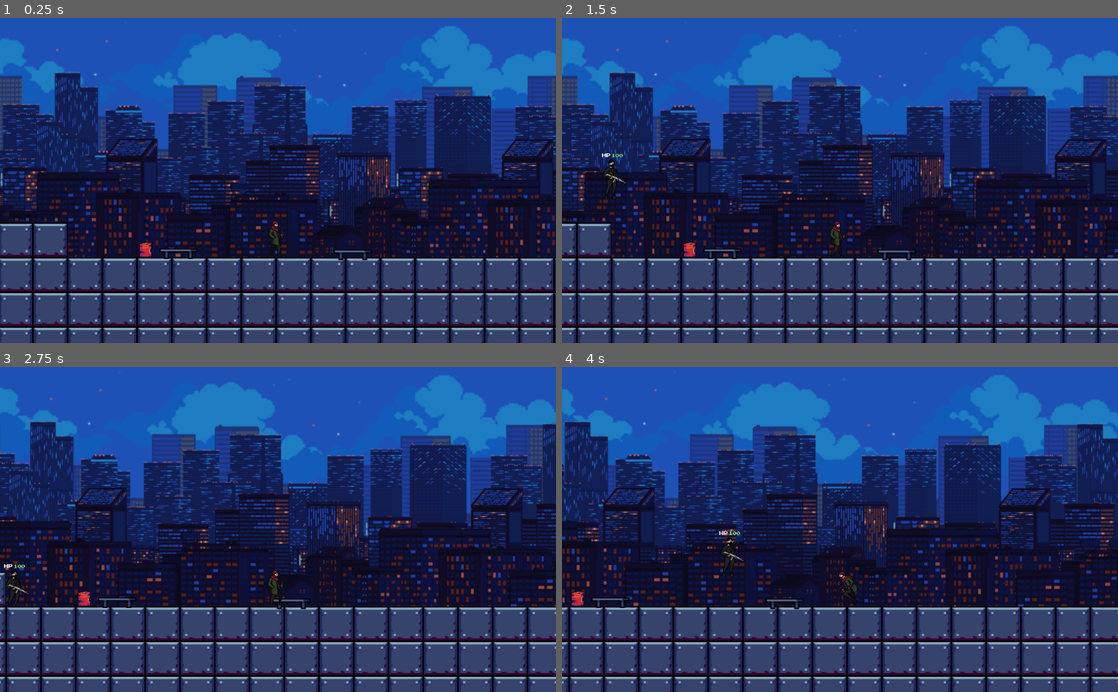
Above: before the commit, frames 1-4 (two rows, left to right).
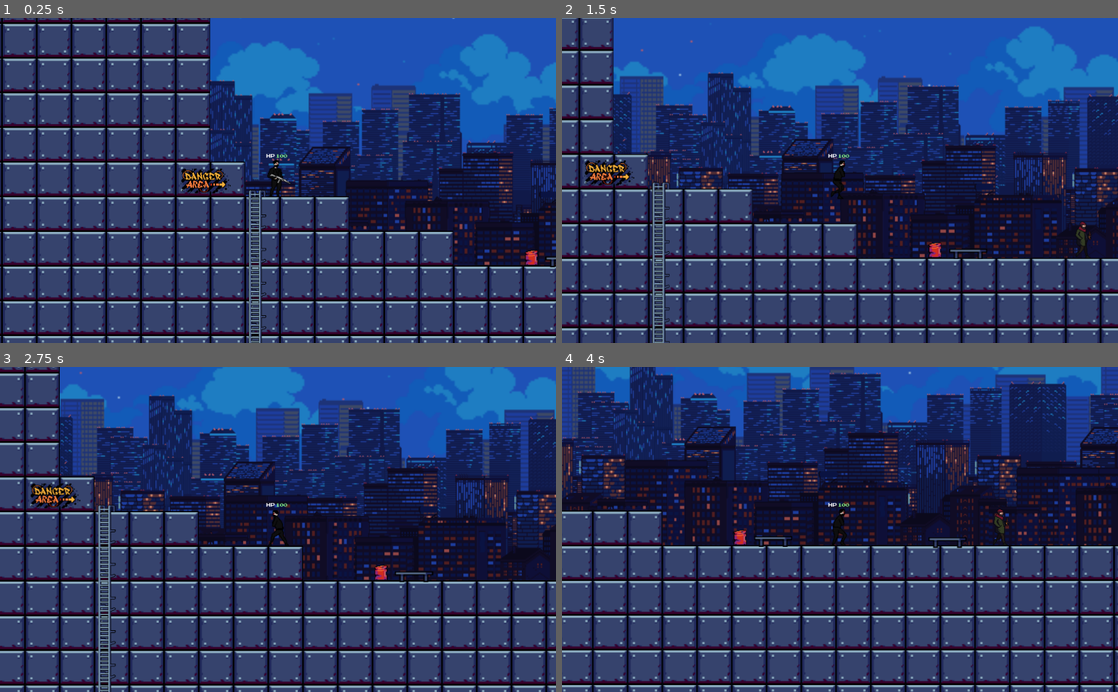
Above: after the commit, the same moments.

Repository: aveliaa/Game-Jam
Game: Godot game, scene res://scenes/Level 1.tscn
The game is run twice, just before and just after one commit, with the same random seed, the same clock (stepped at 60 frames per second) and the same inputs. The project has no main scene, so this scene is started directly.
Inputs:
- Up to frame 1 (0.25 s): no input
- Up to frame 2 (1.5 s): tap Enter (enter) at 0.5, 0.6 s; hold Right (right) from 0.53 s (still down); tap Up (up) at 0.77, 0.8, 1.07, 1.35 s
- Up to frame 3 (2.75 s): tap Up (up) at 1.52, 1.82, 2.3 s; tap Enter (enter) at 1.55, 2.1 s; release Right (right) at 2.03 s; hold Left (left) from 2.03 s (still down)
- Up to frame 4 (4 s): release Left (left) at 2.78 s; hold Right (right) from 2.78 s (still down); tap Enter (enter) at 2.85 s; tap Up (up) at 3.02, 3.32, 3.6, 3.77 s

The runs differ from the first frame. In frame 1, 66% of the frame differs, in the area x 0-100%, y 0-100%; in frame 2, 47%; in frame 3, 67%; in frame 4, 75%.

Commit message:
implement player attack

Diff:
--- a/Player.gd
+++ b/Player.gd
@@ -9,35 +9,67 @@
 
 var velocity = Vector2()
 
+onready var animate = $AnimatedSprite
+
+var is_attacking = false
 func get_input():
 	velocity.x = 0
-	if is_on_floor() and Input.is_action_just_pressed('up'):
-		velocity.y = jump_speed
-		#$Camera2D.current = false -> pas jatoh
-	elif Input.is_action_pressed('right'):
-		velocity.x += speed
 
-	elif Input.is_action_pressed('left'):
-		velocity.x -= speed
+	if Input.is_action_just_pressed("enter"):
+		is_attacking = true
+		$shoot_right/right.disabled = false
+		$shoot_left/left.disabled = false
 
+	if Input.is_action_just_released("enter"):
+		is_attacking = false
+		$shoot_right/right.disabled = true
+		$shoot_left/left.disabled = true
+
+	if is_attacking:
+		animate.play("shoot")
+	else:
+		if is_on_floor() and Input.is_action_just_pressed('up'):
+			velocity.y = jump_speed
+			#$Camera2D.current = false -> pas jatoh
+		elif Input.is_action_pressed('right'):
+			velocity.x += speed
+			animate.flip_h = false
+			animate.play("run")
+
+		elif Input.is_action_pressed('left'):
+			velocity.x -= speed
+			animate.flip_h = true
+			animate.play("run")
+
+		else:
+			animate.play("default")
 
 func _physics_process(delta):
 
-	$AnimatedSprite.play("default")
 
 	velocity.y += delta * GRAVITY
 	get_input()
 	velocity = move_and_slide(velocity, UP)
 
 onready var hp = $status/Hp
-func punch_damage(to_right):
+func punch_damage(to_right,damage):
 	if to_right:
 		velocity.x += 3000
 	else:
 		velocity.x -= 3000
 
-	hp.text = str(int(hp.text) - 5)
+	hp.text = str(int(hp.text) - damage)
 
 	move_and_slide(velocity, UP)
 
-	# TODO: cant move when cornered
+	# TODO: cant move when cornered : idea : danger area. jadi pas collide langsung health ----
+
+# Note : agak tebalik ya bun
+# attack pake for loop
+func _on_shoot_right_body_entered(body):
+	if body.has_method("player_damage"):
+		body.player_damage()
+
+func _on_shoot_left_body_entered(body):
+	if body.has_method("player_damage"):
+		body.player_damage()
--- a/scenes/EnermyBeginner.gd
+++ b/scenes/EnermyBeginner.gd
@@ -16,12 +16,13 @@
 func _physics_process(delta):
 	velocity.y += delta * GRAVITY
 
-	if player:
-		#print("player detected")
-		chase()
-	else:
-		move()
-	velocity = move_and_slide(velocity, UP)
+	if is_alive:
+		if player:
+			chase()
+		else:
+			move()
+		velocity = move_and_slide(velocity, UP)
+
 
 # Mode
 func chase():
@@ -85,25 +86,28 @@
 # Attacking Player
 
 func _on_attack_range_right_body_entered(body):
-	if(body.name == "Player"):
-		print("attack right")
-		attack(body)
+	if(body.name == "Player") and is_alive:
+		attack(body,5)
 
 
 func _on_attack_range_left_body_entered(body):
 	#character.play("attack")
-	if(body.name == "Player"):
-		print("attack left")
-		attack(body)
+	if(body.name == "Player") and is_alive:
+		attack(body,5)
 
 var is_attacking = false
 
-func attack(body):
+func attack(body,damage):
 	is_attacking = true
 	character.play("attack")
 
 	if body.has_method("punch_damage"):
-		body.punch_damage(go_right)
+		body.punch_damage(go_right,damage)
+
+var is_alive = true
+func player_damage():
+	is_alive = false
+	character.play("pass")
 
 
 func _on_attack_range_right_body_exited(body):
@@ -114,3 +118,10 @@
 func _on_attack_range_left_body_exited(body):
 	if body.name == "Player":
 		is_attacking = false
+
+
+
+
+func _on_danger_area_body_entered(body):
+	if(body.name == "Player") and is_alive:
+		attack(body,100)
--- a/scenes/Level 1.tscn
+++ b/scenes/Level 1.tscn
@@ -25,6 +25,9 @@
 [ext_resource path="res://assets/level_1_mobs/enermy_1_1/Attack_2.png" type="Texture" id=23]
 [ext_resource path="res://assets/level_1_mobs/enermy_1_1/Run.png" type="Texture" id=24]
 [ext_resource path="res://assets/font/joystix monospace.otf" type="DynamicFontData" id=25]
+[ext_resource path="res://assets/kai/Shot_2.png" type="Texture" id=26]
+[ext_resource path="res://assets/kai/Run.png" type="Texture" id=27]
+[ext_resource path="res://assets/level_1_mobs/enermy_1_1/Dead.png" type="Texture" id=28]
 
 [sub_resource type="AtlasTexture" id=18]
 flags = 4
@@ -39,6 +42,66 @@
 [sub_resource type="AtlasTexture" id=20]
 flags = 4
 atlas = ExtResource( 7 )
+region = Rect2( 384, 0, 128, 128 )
+
+[sub_resource type="AtlasTexture" id=65]
+flags = 4
+atlas = ExtResource( 27 )
+region = Rect2( 0, 0, 128, 128 )
+
+[sub_resource type="AtlasTexture" id=66]
+flags = 4
+atlas = ExtResource( 27 )
+region = Rect2( 128, 0, 128, 128 )
+
+[sub_resource type="AtlasTexture" id=67]
+flags = 4
+atlas = ExtResource( 27 )
+region = Rect2( 256, 0, 128, 128 )
+
+[sub_resource type="AtlasTexture" id=68]
+flags = 4
+atlas = ExtResource( 27 )
+region = Rect2( 384, 0, 128, 128 )
+
+[sub_resource type="AtlasTexture" id=69]
+flags = 4
+atlas = ExtResource( 27 )
+region = Rect2( 512, 0, 128, 128 )
+
+[sub_resource type="AtlasTexture" id=70]
+flags = 4
+atlas = ExtResource( 27 )
+region = Rect2( 640, 0, 128, 128 )
+
+[sub_resource type="AtlasTexture" id=71]
+flags = 4
+atlas = ExtResource( 27 )
+region = Rect2( 768, 0, 128, 128 )
+
+[sub_resource type="AtlasTexture" id=72]
+flags = 4
+atlas = ExtResource( 27 )
+region = Rect2( 896, 0, 128, 128 )
+
+[sub_resource type="AtlasTexture" id=73]
+flags = 4
+atlas = ExtResource( 26 )
+region = Rect2( 0, 0, 128, 128 )
+
+[sub_resource type="AtlasTexture" id=74]
+flags = 4
+atlas = ExtResource( 26 )
+region = Rect2( 128, 0, 128, 128 )
+
+[sub_resource type="AtlasTexture" id=75]
+flags = 4
+atlas = ExtResource( 26 )
+region = Rect2( 256, 0, 128, 128 )
+
+[sub_resource type="AtlasTexture" id=76]
+flags = 4
+atlas = ExtResource( 26 )
 region = Rect2( 384, 0, 128, 128 )
 
 [sub_resource type="SpriteFrames" id=17]
@@ -47,6 +110,16 @@
 "loop": true,
 "name": "default",
 "speed": 5.0
+}, {
+"frames": [ SubResource( 65 ), SubResource( 66 ), SubResource( 67 ), SubResource( 68 ), SubResource( 69 ), SubResource( 70 ), SubResource( 71 ), SubResource( 72 ) ],
+"loop": true,
+"name": "run",
+"speed": 5.0
+}, {
+"frames": [ SubResource( 73 ), SubResource( 74 ), SubResource( 75 ), SubResource( 76 ) ],
+"loop": true,
+"name": "shoot",
+"speed": 5.0
 } ]
 
 [sub_resource type="RectangleShape2D" id=3]
@@ -60,6 +133,9 @@
 size = 9
 outline_color = Color( 0.52549, 1, 0.556863, 1 )
 font_data = ExtResource( 25 )
+
+[sub_resource type="RectangleShape2D" id=77]
+extents = Vector2( 41.4453, 11.625 )
 
 [sub_resource type="ConvexPolygonShape2D" id=5]
 points = PoolVector2Array( 0, 0, 64, 0, 64, 64, 0, 64 )
@@ -163,6 +239,26 @@
 atlas = ExtResource( 14 )
 region = Rect2( 1280, 0, 128, 128 )
 
+[sub_resource type="AtlasTexture" id=78]
+flags = 4
+atlas = ExtResource( 28 )
+region = Rect2( 0, 0, 128, 128 )
+
+[sub_resource type="AtlasTexture" id=79]
+flags = 4
+atlas = ExtResource( 28 )
+region = Rect2( 128, 0, 128, 128 )
+
+[sub_resource type="AtlasTexture" id=80]
+flags = 4
+atlas = ExtResource( 28 )
+region = Rect2( 256, 0, 128, 128 )
+
+[sub_resource type="AtlasTexture" id=81]
+flags = 4
+atlas = ExtResource( 28 )
+region = Rect2( 384, 0, 128, 128 )
+
 [sub_resource type="AtlasTexture" id=50]
 flags = 4
 atlas = ExtResource( 24 )
@@ -255,8 +351,8 @@
 "name": "default",
 "speed": 5.0
 }, {
-"frames": [  ],
-"loop": true,
+"frames": [ SubResource( 78 ), SubResource( 79 ), SubResource( 80 ), SubResource( 81 ) ],
+"loop": false,
 "name": "pass",
 "speed": 5.0
 }, {
@@ -275,10 +371,13 @@
 extents = Vector2( 99.5, 30 )
 
 [sub_resource type="RectangleShape2D" id=58]
-extents = Vector2( 15.5, 28.5 )
+extents = Vector2( 27.5, 28.5 )
 
 [sub_resource type="RectangleShape2D" id=59]
-extents = Vector2( 15.5, 30 )
+extents = Vector2( 29, 31.5 )
+
+[sub_resource type="RectangleShape2D" id=82]
+extents = Vector2( 20.5, 28.75 )
 
 [node name="Level 1" type="Node2D"]
 position = Vector2( -84, 6 )
@@ -294,13 +393,9 @@
 position = Vector2( 12.125, 139.5 )
 scale = Vector2( 1.24805, 1.17969 )
 frames = SubResource( 17 )
-
-[node name="Sprite" type="Sprite" parent="Player"]
-visible = false
-position = Vector2( 26.5, 119.75 )
-scale = Vector2( 0.236111, 0.191532 )
-
-[node name="CollisionShape2D" type="CollisionShape2D" parent="Player"]
+animation = "shoot"
+
+[node name="body" type="CollisionShape2D" parent="Player"]
 position = Vector2( 9.25, 178 )
 shape = SubResource( 3 )
 
@@ -324,6 +419,26 @@
 custom_fonts/font = SubResource( 61 )
 text = "100"
 
+[node name="Camera2D" type="Camera2D" parent="Player"]
+position = Vector2( 13, 181 )
+current = true
+
+[node name="shoot_right" type="Area2D" parent="Player"]
+position = Vector2( 248, -2 )
+
+[node name="right" type="CollisionShape2D" parent="Player/shoot_right"]
+position = Vector2( -173, 160 )
+shape = SubResource( 77 )
+disabled = true
+
+[node name="shoot_left" type="Area2D" parent="Player"]
+position = Vector2( -247, 1 )
+
+[node name="left" type="CollisionShape2D" parent="Player/shoot_left"]
+position = Vector2( 187, 157 )
+shape = SubResource( 77 )
+disabled = true
+
 [node name="TileMap" type="TileMap" parent="."]
 position = Vector2( 64, 15 )
 tile_set = SubResource( 4 )
@@ -641,38 +756,39 @@
 "_edit_lock_": true
 }
 
-[node name="Camera2D" type="Camera2D" parent="Enermy1/EnermyBeginner"]
-position = Vector2( 6, -90 )
-current = true
-__meta__ = {
-"_edit_lock_": true
-}
-
 [node name="vision_range_right" type="Area2D" parent="Enermy1/EnermyBeginner"]
 position = Vector2( 1, 11 )
 
-[node name="CollisionShape2D" type="CollisionShape2D" parent="Enermy1/EnermyBeginner/vision_range_right"]
+[node name="vision_right" type="CollisionShape2D" parent="Enermy1/EnermyBeginner/vision_range_right"]
 position = Vector2( 106, 7 )
 shape = SubResource( 44 )
 
 [node name="vision_range_left" type="Area2D" parent="Enermy1/EnermyBeginner"]
 
-[node name="CollisionShape2D" type="CollisionShape2D" parent="Enermy1/EnermyBeginner/vision_range_left"]
+[node name="vision_left" type="CollisionShape2D" parent="Enermy1/EnermyBeginner/vision_range_left"]
 position = Vector2( -106, 16 )
 shape = SubResource( 44 )
 
 [node name="attack_range_right" type="Area2D" parent="Enermy1/EnermyBeginner"]
 
 [node name="right" type="CollisionShape2D" parent="Enermy1/EnermyBeginner/attack_range_right"]
-position = Vector2( 27.5, 19.5 )
+position = Vector2( 51, 19 )
 shape = SubResource( 58 )
 
 [node name="attack_range_left" type="Area2D" parent="Enermy1/EnermyBeginner"]
 
 [node name="left" type="CollisionShape2D" parent="Enermy1/EnermyBeginner/attack_range_left"]
-position = Vector2( -25.5, 22 )
+position = Vector2( -47, 20 )
 shape = SubResource( 59 )
 
+[node name="danger_area" type="Area2D" parent="Enermy1/EnermyBeginner"]
+
+[node name="danger" type="CollisionShape2D" parent="Enermy1/EnermyBeginner/danger_area"]
+position = Vector2( 2.5, 20.75 )
+shape = SubResource( 82 )
+
+[connection signal="body_entered" from="Player/shoot_right" to="Player" method="_on_shoot_right_body_entered"]
+[connection signal="body_entered" from="Player/shoot_left" to="Player" method="_on_shoot_left_body_entered"]
 [connection signal="body_entered" from="Enermy1/patrol_left" to="Enermy1/EnermyBeginner" method="_on_patrol_left_body_entered"]
 [connection signal="body_entered" from="Enermy1/patrol_right" to="Enermy1/EnermyBeginner" method="_on_patrol_right_body_entered"]
 [connection signal="body_entered" from="Enermy1/EnermyBeginner/vision_range_right" to="Enermy1/EnermyBeginner" method="_on_vision_range_right_body_entered"]
@@ -681,3 +797,4 @@
 [connection signal="body_exited" from="Enermy1/EnermyBeginner/attack_range_right" to="Enermy1/EnermyBeginner" method="_on_attack_range_right_body_exited"]
 [connection signal="body_entered" from="Enermy1/EnermyBeginner/attack_range_left" to="Enermy1/EnermyBeginner" method="_on_attack_range_left_body_entered"]
 [connection signal="body_exited" from="Enermy1/EnermyBeginner/attack_range_left" to="Enermy1/EnermyBeginner" method="_on_attack_range_left_body_exited"]
+[connection signal="body_entered" from="Enermy1/EnermyBeginner/danger_area" to="Enermy1/EnermyBeginner" method="_on_danger_area_body_entered"]
Binary file changed: assets/kai/Idle.png
Binary file added: assets/kai/Run.png
Not shown, added: assets/kai/Run.png.import
Binary file added: assets/kai/Shot_2.png
Not shown, added: assets/kai/Shot_2.png.import
Not shown: 1 places in scenes/Level 1.tscn that only renumber resources
